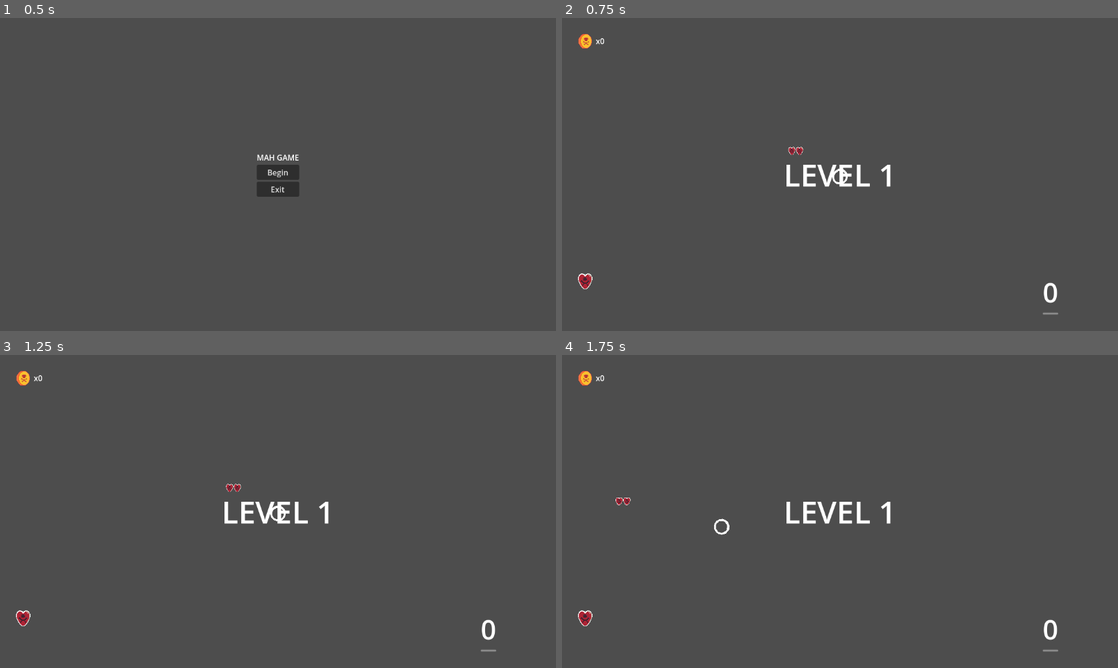
Above: before the commit, frames 1-4 (two rows, left to right).
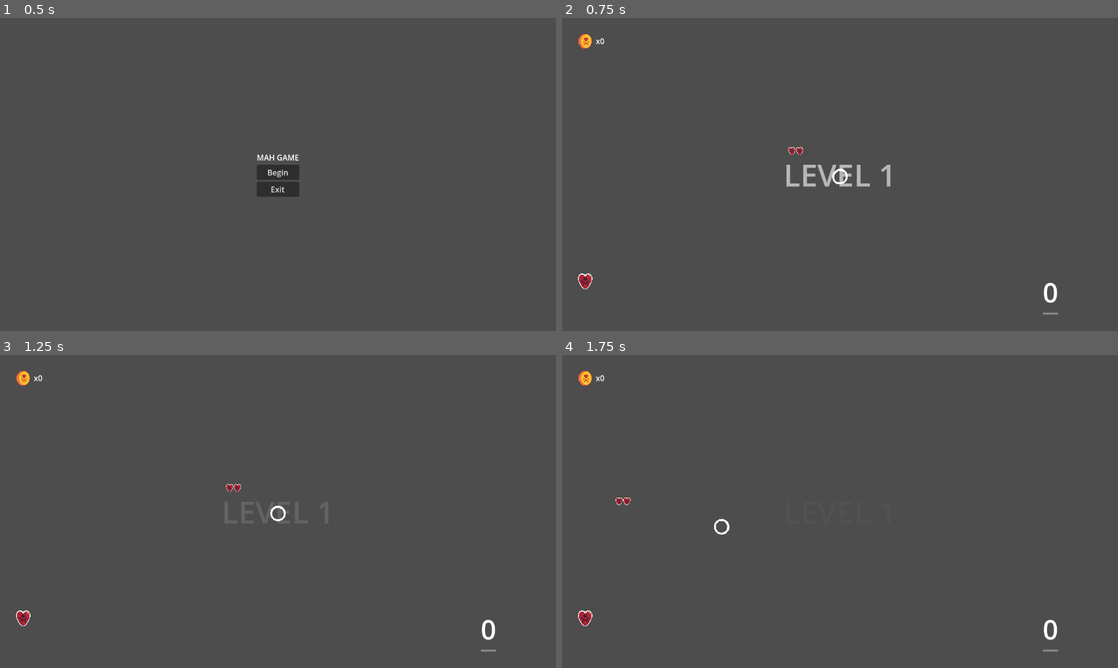
Above: after the commit, the same moments.

Repository: QuiescentTrip/Tavern-GameJam
Game: Godot game, scene res://Title.tscn
Two runs of this game, one before a commit and one after it. Both use one fixed random seed, a clock stepped at 60 frames per second and the inputs below. Sound files missing from this copy of the repository are replaced by a short silence.
Inputs (mouse positions are in pixels of both pictures, inside the frame that each line leads up to):
- Up to frame 1 (0.5 s): no input
- Up to frame 2 (0.75 s): click "Begin" at 0.5 s
- Up to frame 3 (1.25 s): no input
- Up to frame 4 (1.75 s): move the mouse to (962, 495) at 1.27 s; hold D (right) from 1.28 s (still down); click (962, 495) at 1.35 s

Frame 1 is identical in both runs. In frame 2, 0.5% of the frame differs, in the area x 40-60%, y 46-54%; in frame 3, 0.5%; in frame 4, 0.5%.

Commit message:
Did a lot of shit

Diff:
--- a/Godot/Enemies/Basic_Enemy.gd
+++ b/Godot/Enemies/Basic_Enemy.gd
@@ -14,6 +14,9 @@
 
 
 func _physics_process(_delta) -> void:
+	if GlobalVariables.paused == true:
+		return
+
 	if player != null:
 
 		var distance_to = position.distance_to(player.position)
--- a/Godot/GUI/GUI.gd
+++ b/Godot/GUI/GUI.gd
@@ -21,6 +21,7 @@
 
 func _change_level_label(level):
 	level_label.text = "LEVEL " + str(level)
+	level_label.set("theme_override_colors/font_color", Color(1,1,1,1))
 
 
 func _ready():
@@ -46,6 +47,7 @@
 		bar.value = player.shield
 	if leveltimer.is_stopped():
 		_changelevel()
+	level_label.set("theme_override_colors/font_color", lerp(level_label.get("theme_override_colors/font_color"), Color(1,1,1,0), 0.05))
 
 
 func _update_coins_label():
--- a/Godot/GUI/GUI.tscn
+++ b/Godot/GUI/GUI.tscn
@@ -23,6 +23,7 @@
 
 [node name="Level" type="Label" parent="MarginContainer/CenterContainer"]
 layout_mode = 2
+theme_override_colors/font_color = Color(1, 1, 1, 1)
 theme_override_font_sizes/font_size = 64
 text = "LEVEL"
 
--- a/Godot/GUI/game_over.gd
+++ b/Godot/GUI/game_over.gd
@@ -6,5 +6,6 @@
 
 
 func _on_continue_pressed():
-	GlobalSignals.update_coins.emit(10, 1)
-	GlobalSignals.continued.emit()
+	if GlobalVariables.coins >= 10:
+		GlobalSignals.update_coins.emit(10, 1)
+		GlobalSignals.continued.emit()
--- a/Godot/Player/Player.gd
+++ b/Godot/Player/Player.gd
@@ -27,6 +27,9 @@
 
 
 func _physics_process(_delta: float) -> void:
+	if GlobalVariables.paused == true:
+		return
+
 	if shielded:
 		shield = max(shield - shield_degen, 0)
 	elif shield < 100 and !shielded :
@@ -78,7 +81,6 @@
 		GlobalSignals.update_heart.emit(1, true)
 		GlobalVariables.hearts -= 1
 		if GlobalVariables.hearts == 0:
-			queue_free()
 			GlobalSignals.died.emit()
 	elif shielded:
 		invincible_timer.start()
--- a/Godot/Signal/GlobalVariables.gd
+++ b/Godot/Signal/GlobalVariables.gd
@@ -4,3 +4,4 @@
 var max_hearts = 1
 var level = 1
 var coins = 0
+var paused = false
--- a/Godot/World.gd
+++ b/Godot/World.gd
@@ -17,10 +17,13 @@
 
 
 func _ondeath():
+	GlobalVariables.paused = true
 	add_child(gameover)
 
 func _continued():
-	add_child(playerload.instantiate())
+	GlobalVariables.coins -= 10
+	GlobalVariables.hearts = 1
+	GlobalVariables.paused = false
 	remove_child(gameover)
 
 func apply_camera(delta):
@@ -31,5 +34,5 @@
 
 # Called every frame. 'delta' is the elapsed time since the previous frame.
 func _physics_process(delta):
-	if player != null:
+	if player != null and !GlobalVariables.paused:
 		apply_camera(delta)
